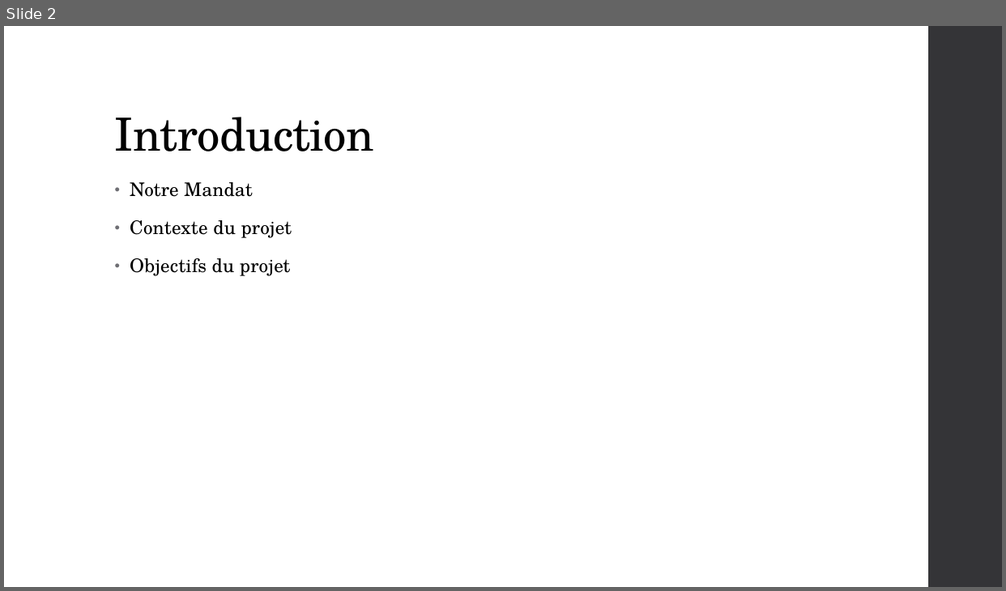
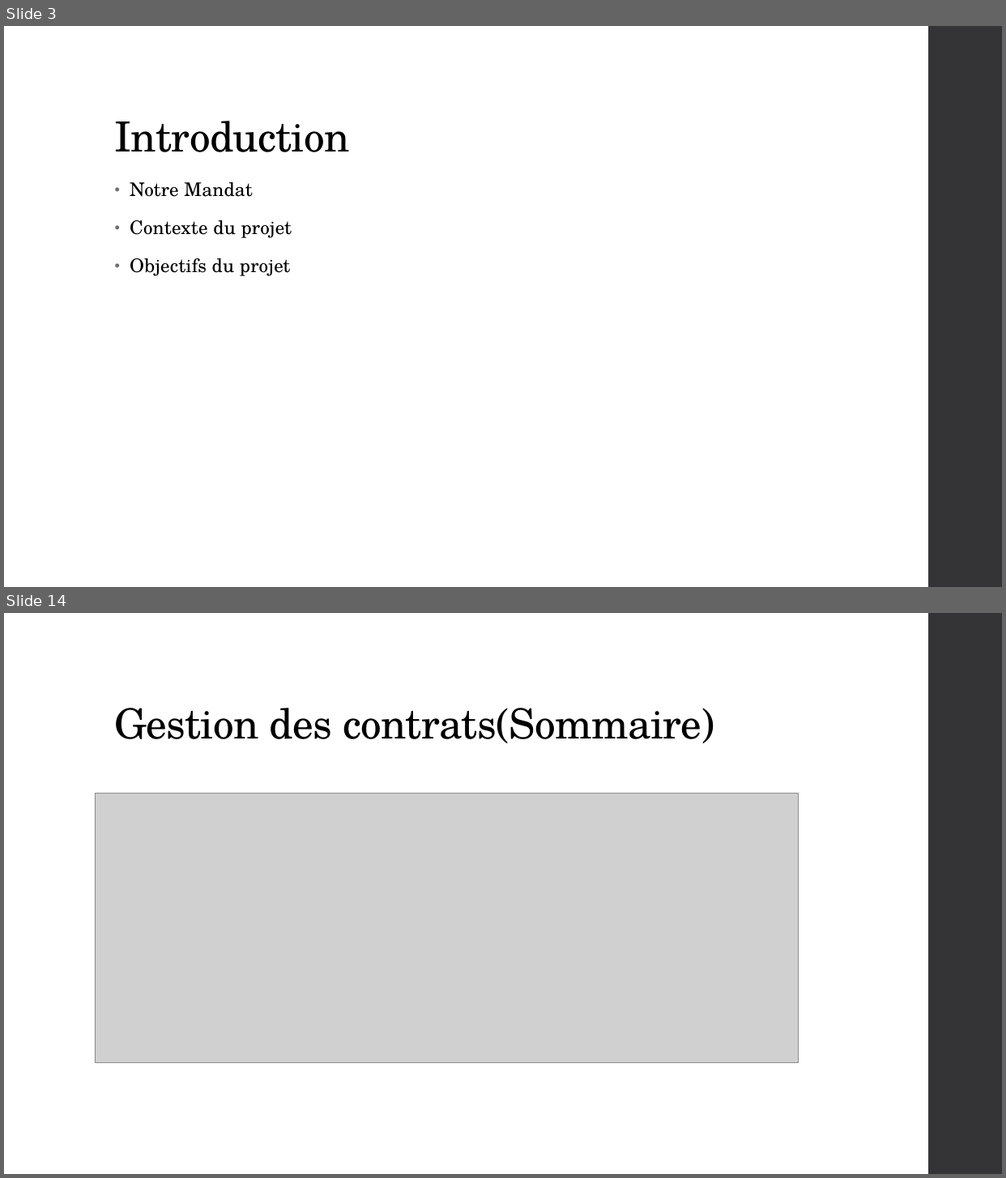
Before and after one commit to qwertyuu/Projet_fin_etudes_2016-2017, a slide deck: Gestion de projet/Présentations/PowerPoint.pptx. Shown one above the other, each under a label of ours: slide 2 before the commit, slides 3 and 14 after it; the slides between them are not shown. The pictures are 1006x591 and 1006x1178 pixels, drawn with LibreOffice and Linux fonts; fonts in the diff are those of the drawing; grey boxes stand for pictures. Boxes give left, top, right and bottom in pixels: in the first picture for what was removed or moved away, otherwise in the second. Text is boxed around its words. In the diff, an @@ line names an element or a change of style, - is before the commit and + after.

```diff
--- a/Gestion de projet/Présentations/PowerPoint.pptx
+++ b/Gestion de projet/Présentations/PowerPoint.pptx
@@ slide 14 added at (x1=4, y1=613, x2=1002, y2=1174), background #FFFFFF; not listed: 1 template element that a slide beside it also shows @@
@@ title added at (x1=115, y1=708, x2=715, y2=743), 40 pt, text #000000 @@
+Gestion des contrats(Sommaire)
@@ picture added at (x1=96, y1=794, x2=799, y2=1063) @@
@@ what was slide 2 is now slide 3 @@
@@ slide 3 changed as well @@
@@ title "Introduction" at (x1=115, y1=121, x2=350, y2=152): size 44 to 40 pt @@
```
Also in this commit, not shown: 1 other slide changed, 15 other slides added, 2 slides removed, 4 other files.
